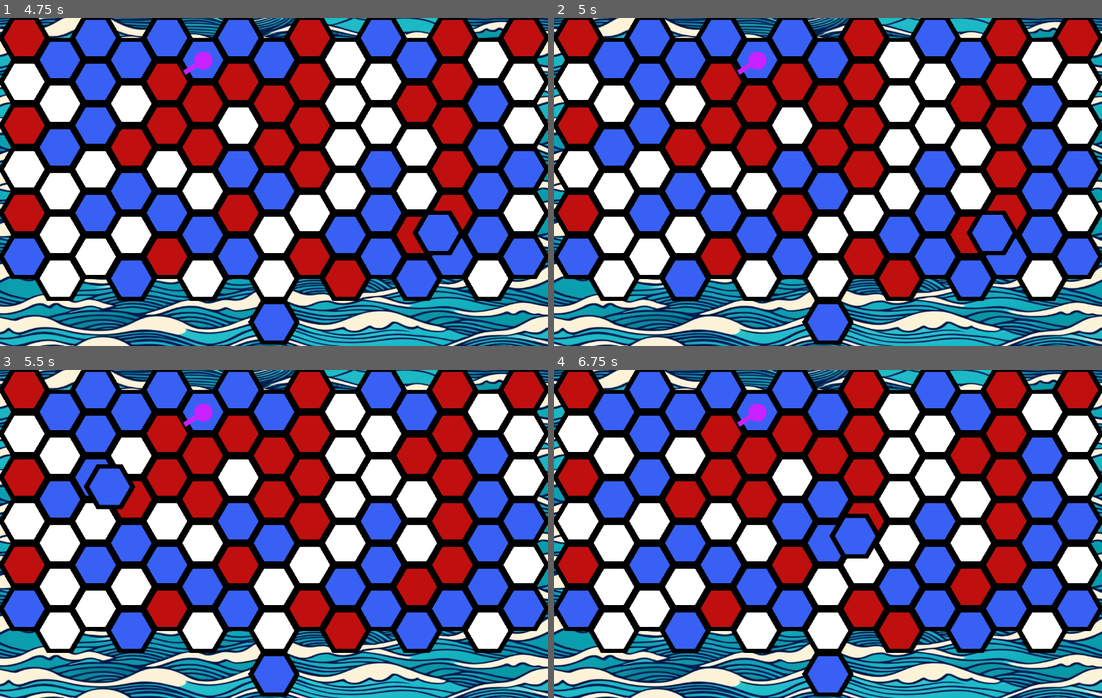
Above: before the commit, frames 1-4 (two rows, left to right).
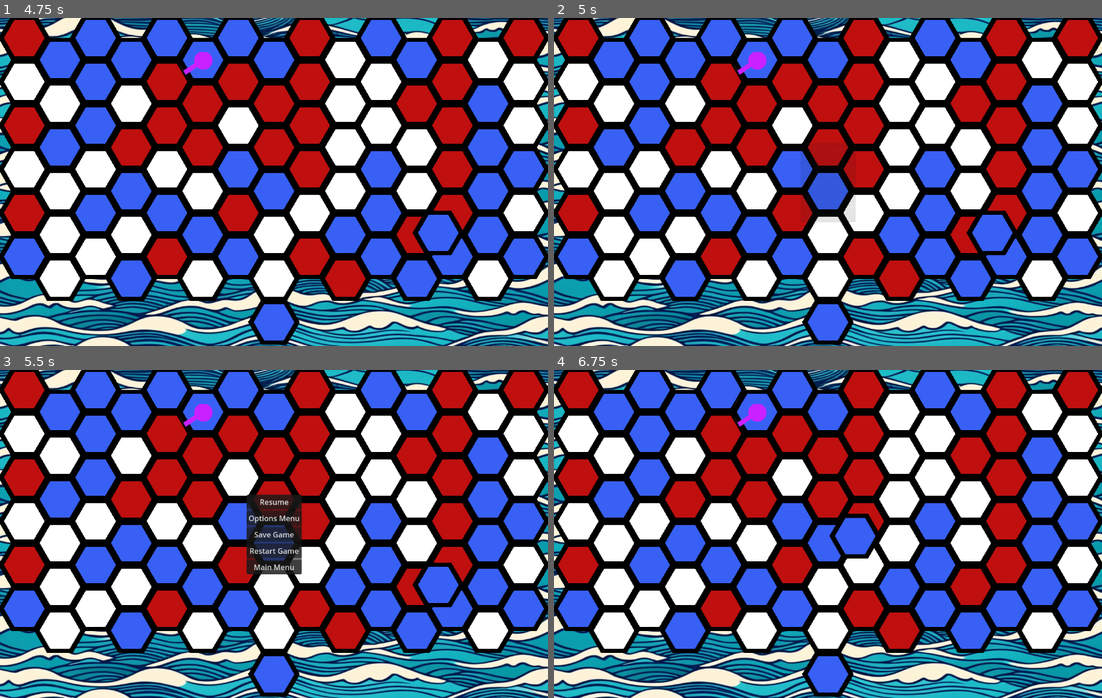
Above: after the commit, the same moments.

Repository: tehtipsy/HexaGame
Game: Godot game, scene res://main_menu.tscn
Same seed, same stepped clock (60 frames per second), same inputs: the game is played once before the commit and once after it.
Inputs (mouse positions are in pixels of both pictures, inside the frame that each line leads up to):
- Up to frame 1 (4.75 s): click "New game" at 0.5 s; tap Enter at 1.25, 2.75, 4.25 s; move the mouse to (263, 342) at 1.27 s; hold Shift 1.28-2.03 s; click (263, 342) at 1.42 s; tap Space at 2, 3.5 s; move the mouse to (164, 198) at 2.02 s; tap Shift at 2.1, 3.6 s; click (164, 198) at 2.17 s; move the mouse to (197, 227) at 2.77 s; hold Shift 2.78-3.53 s; click (197, 227) at 2.92 s; move the mouse to (246, 247) at 3.52 s; click (246, 247) at 3.67 s; move the mouse to (438, 231) at 4.27 s; hold Shift from 4.28 s (still down); click (438, 231) at 4.42 s
- Up to frame 2 (5 s): keep holding Shift; tap Escape (ui_cancel) at 4.9 s
- Up to frame 3 (5.5 s): move the mouse to (109, 484) at 5.02 s; release Shift at 5.03 s; tap Shift at 5.1 s; click (109, 484) at 5.17 s
- Up to frame 4 (6.75 s): click (828, 501) at 5.75 s, where only the run after the commit has a clickable "Resume"; tap Space at 6.5 s; move the mouse to (855, 534) at 6.52 s; hold Shift from 6.53 s (still down); click (855, 534) at 6.67 s

Frame 1 is identical in both runs. In frame 2, 0.8% of the frame differs, in the area x 45-55%, y 38-63%; in frame 3, 3.3%, in the area x 15-85%, y 28-73%; in frame 4, 0.6%.

Commit message:
added pause menu to game scene

Diff:
--- a/game.tscn
+++ b/game.tscn
@@ -1,10 +1,11 @@
-[gd_scene load_steps=6 format=3 uid="uid://bkgh6vg2dwvxj"]
+[gd_scene load_steps=7 format=3 uid="uid://bkgh6vg2dwvxj"]
 
 [ext_resource type="Script" path="res://Game.gd" id="1_dl61o"]
 [ext_resource type="Texture2D" uid="uid://ddjb3k617qiof" path="res://background.png" id="2_4qpfc"]
 [ext_resource type="PackedScene" uid="uid://dvf2vufrq3lmu" path="res://tile_map.tscn" id="2_o2d8b"]
 [ext_resource type="PackedScene" uid="uid://djss4jvgyuh74" path="res://card_container.tscn" id="3_nr1kw"]
 [ext_resource type="PackedScene" uid="uid://de56gnoqlwobw" path="res://card_holder.tscn" id="4_hs6tk"]
+[ext_resource type="PackedScene" uid="uid://5qk7do4n5phk" path="res://pause_menu.tscn" id="6_s03vm"]
 
 [node name="Game" type="Node"]
 script = ExtResource("1_dl61o")
@@ -36,3 +37,7 @@
 [node name="SlotContainer" type="Node2D" parent="."]
 show_behind_parent = true
 top_level = true
+
+[node name="PauseMenu" parent="." instance=ExtResource("6_s03vm")]
+unique_name_in_owner = true
+visible = false
--- /dev/null
+++ b/pause_menu.gd
@@ -0,0 +1,52 @@
+extends Control
+
+
+# Called when the node enters the scene tree for the first time.
+func _ready():
+	$AnimationPlayer.play_backwards("RESET")
+
+
+# Called every frame. 'delta' is the elapsed time since the previous frame.
+func _process(delta):
+	handle_pause()
+
+
+func resume_game():
+	get_tree().paused = false
+	$AnimationPlayer.play_backwards("pause_menu")
+	%PauseMenu.hide()
+
+
+func pause_game():
+	get_tree().paused = true
+	%PauseMenu.show()
+	$AnimationPlayer.play("pause_menu")
+
+
+func handle_pause():
+	if Input.is_action_just_pressed('ui_cancel') and !get_tree().paused:
+		pause_game()
+	elif Input.is_action_just_pressed('ui_cancel') and get_tree().paused:
+		resume_game()
+
+
+func _on_resume_game_button_pressed():
+	resume_game()
+
+
+func _on_options_menu_button_pressed():
+	pass # Replace with function body.
+
+
+func _on_save_game_button_pressed():
+	pass # Replace with function body.
+
+
+func _on_restart_game_button_pressed():
+	resume_game()
+	get_tree().reload_current_scene()
+
+
+func _on_main_menu_button_pressed():
+	resume_game()
+	get_tree().change_scene_to_file("res://main_menu.tscn")
--- /dev/null
+++ b/pause_menu.tscn
@@ -0,0 +1,131 @@
+[gd_scene load_steps=5 format=3 uid="uid://5qk7do4n5phk"]
+
+[ext_resource type="Script" path="res://pause_menu.gd" id="1_ihjhn"]
+
+[sub_resource type="Animation" id="Animation_rckl3"]
+resource_name = "pause_menu"
+length = 0.3
+tracks/0/type = "value"
+tracks/0/imported = false
+tracks/0/enabled = true
+tracks/0/path = NodePath("PanelContainer/VBoxContainer:modulate")
+tracks/0/interp = 1
+tracks/0/loop_wrap = true
+tracks/0/keys = {
+"times": PackedFloat32Array(0, 0.3),
+"transitions": PackedFloat32Array(1, 1),
+"update": 0,
+"values": [Color(1, 1, 1, 0), Color(1, 1, 1, 1)]
+}
+tracks/1/type = "value"
+tracks/1/imported = false
+tracks/1/enabled = true
+tracks/1/path = NodePath("PanelContainer:modulate")
+tracks/1/interp = 1
+tracks/1/loop_wrap = true
+tracks/1/keys = {
+"times": PackedFloat32Array(0, 0.3),
+"transitions": PackedFloat32Array(1, 1),
+"update": 0,
+"values": [Color(1, 1, 1, 0), Color(1, 1, 1, 1)]
+}
+
+[sub_resource type="Animation" id="Animation_5eiss"]
+length = 0.001
+tracks/0/type = "value"
+tracks/0/imported = false
+tracks/0/enabled = true
+tracks/0/path = NodePath("PanelContainer/VBoxContainer:modulate")
+tracks/0/interp = 1
+tracks/0/loop_wrap = true
+tracks/0/keys = {
+"times": PackedFloat32Array(0),
+"transitions": PackedFloat32Array(1),
+"update": 0,
+"values": [Color(1, 1, 1, 0)]
+}
+tracks/1/type = "value"
+tracks/1/imported = false
+tracks/1/enabled = true
+tracks/1/path = NodePath("PanelContainer:modulate")
+tracks/1/interp = 1
+tracks/1/loop_wrap = true
+tracks/1/keys = {
+"times": PackedFloat32Array(0),
+"transitions": PackedFloat32Array(1),
+"update": 0,
+"values": [Color(1, 1, 1, 0)]
+}
+
+[sub_resource type="AnimationLibrary" id="AnimationLibrary_out2u"]
+_data = {
+"RESET": SubResource("Animation_5eiss"),
+"pause_menu": SubResource("Animation_rckl3")
+}
+
+[node name="PauseMenu" type="Control"]
+process_mode = 3
+layout_mode = 3
+anchors_preset = 8
+anchor_left = 0.5
+anchor_top = 0.5
+anchor_right = 0.5
+anchor_bottom = 0.5
+grow_horizontal = 2
+grow_vertical = 2
+size_flags_horizontal = 4
+size_flags_vertical = 4
+script = ExtResource("1_ihjhn")
+
+[node name="PanelContainer" type="PanelContainer" parent="."]
+modulate = Color(1, 1, 1, 0)
+layout_mode = 1
+anchors_preset = 8
+anchor_left = 0.5
+anchor_top = 0.5
+anchor_right = 0.5
+anchor_bottom = 0.5
+offset_left = -59.0
+offset_top = -85.5
+offset_right = 59.0
+offset_bottom = 85.5
+grow_horizontal = 2
+grow_vertical = 2
+
+[node name="VBoxContainer" type="VBoxContainer" parent="PanelContainer"]
+modulate = Color(1, 1, 1, 0)
+layout_mode = 2
+size_flags_horizontal = 4
+size_flags_vertical = 4
+
+[node name="ResumeGameButton" type="Button" parent="PanelContainer/VBoxContainer"]
+layout_mode = 2
+text = "Resume"
+
+[node name="OptionsMenuButton" type="Button" parent="PanelContainer/VBoxContainer"]
+layout_mode = 2
+text = "Options Menu"
+
+[node name="SaveGameButton" type="Button" parent="PanelContainer/VBoxContainer"]
+layout_mode = 2
+text = "Save Game"
+
+[node name="RestartGameButton" type="Button" parent="PanelContainer/VBoxContainer"]
+layout_mode = 2
+text = "Restart Game"
+
+[node name="MainMenuButton" type="Button" parent="PanelContainer/VBoxContainer"]
+layout_mode = 2
+text = "Main Menu"
+
+[node name="AnimationPlayer" type="AnimationPlayer" parent="."]
+libraries = {
+"": SubResource("AnimationLibrary_out2u")
+}
+
+[connection signal="pressed" from="PanelContainer/VBoxContainer/ResumeGameButton" to="." method="_on_resume_game_button_pressed"]
+[connection signal="pressed" from="PanelContainer/VBoxContainer/OptionsMenuButton" to="." method="_on_options_menu_button_pressed"]
+[connection signal="pressed" from="PanelContainer/VBoxContainer/SaveGameButton" to="." method="_on_save_game_button_pressed"]
+[connection signal="pressed" from="PanelContainer/VBoxContainer/SaveGameButton" to="." method="_on_options_menu_button_pressed"]
+[connection signal="pressed" from="PanelContainer/VBoxContainer/RestartGameButton" to="." method="_on_restart_game_button_pressed"]
+[connection signal="pressed" from="PanelContainer/VBoxContainer/MainMenuButton" to="." method="_on_main_menu_button_pressed"]
--- a/project.godot
+++ b/project.godot
@@ -24,6 +24,15 @@
 window/size/viewport_width=1175
 window/size/viewport_height=705
 
+[input]
+
+ui_cancel={
+"deadzone": 0.5,
+"events": [Object(InputEventKey,"resource_local_to_scene":false,"resource_name":"","device":0,"window_id":0,"alt_pressed":false,"shift_pressed":false,"ctrl_pressed":false,"meta_pressed":false,"pressed":false,"keycode":4194305,"physical_keycode":0,"key_label":0,"unicode":0,"echo":false,"script":null)
+, Object(InputEventKey,"resource_local_to_scene":false,"resource_name":"","device":0,"window_id":0,"alt_pressed":false,"shift_pressed":false,"ctrl_pressed":false,"meta_pressed":false,"pressed":false,"keycode":0,"physical_keycode":4194305,"key_label":0,"unicode":0,"echo":false,"script":null)
+]
+}
+
 [rendering]
 
 renderer/rendering_method="gl_compatibility"
